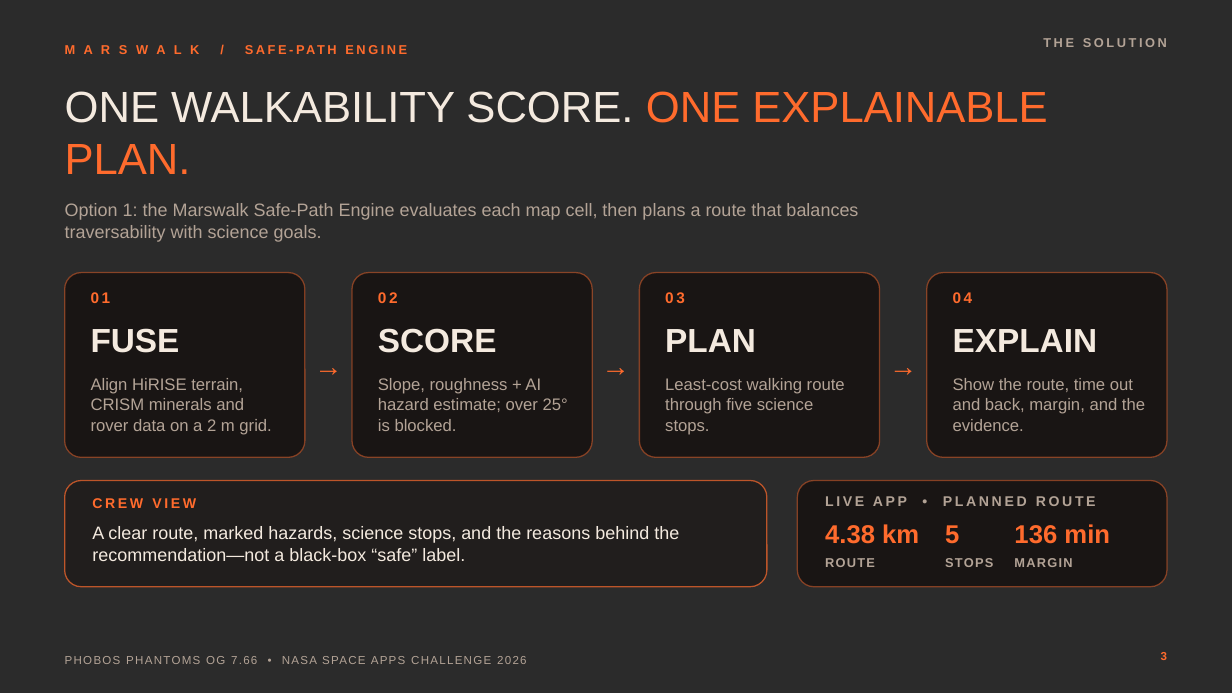
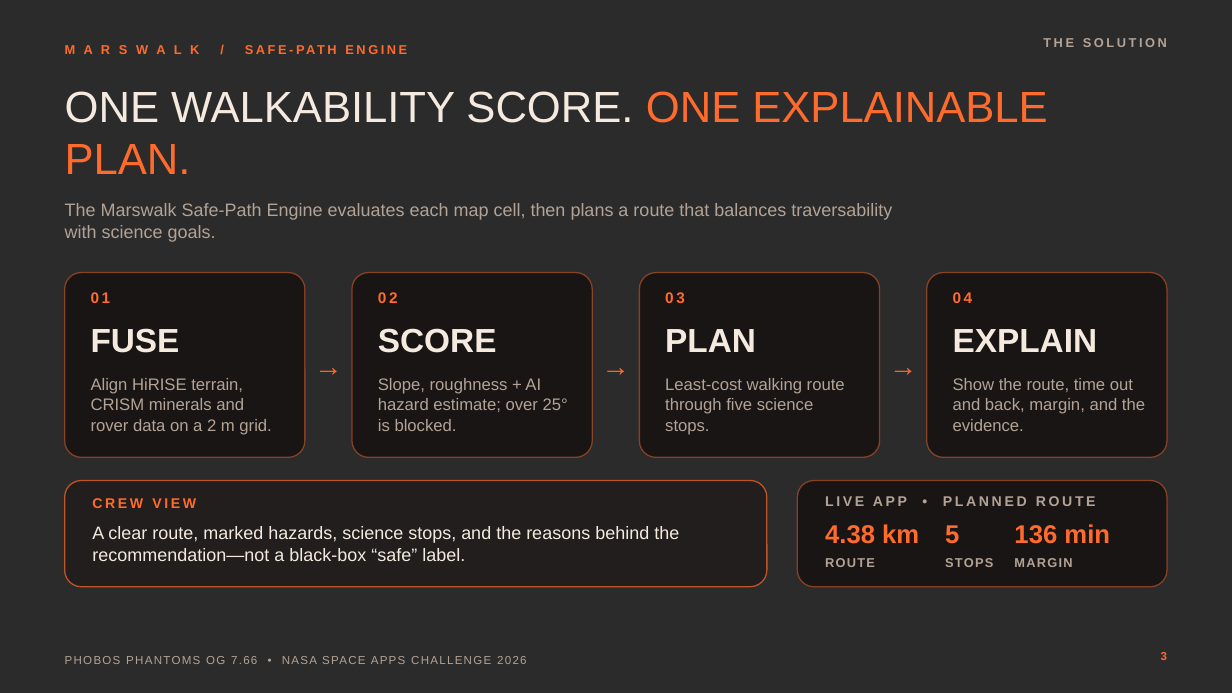
Before and after one commit to mahyda07/phobos-phantoms, a slide deck: slide 3 of submission/Marswalk-Presentation-v2.pptx. Drawn at 1232x693 pixels with LibreOffice and Linux fonts; fonts in the diff are those of the drawing; background and template pictures are left out; a plain dark background stands for a picture behind light text. Boxes give left, top, right and bottom in pixels: in the first picture for what was removed or moved away, otherwise in the second. Text is boxed around its words. In the diff, an @@ line names an element or a change of style, - is before the commit and + after.

```diff
--- a/submission/Marswalk-Presentation-v2.pptx
+++ b/submission/Marswalk-Presentation-v2.pptx
@@ text at bbox=[65, 203, 892, 242]: text changed @@
-Option 1: the Marswalk Safe-Path Engine evaluates each map cell, then plans a route that balances traversability with science goals.
+The Marswalk Safe-Path Engine evaluates each map cell, then plans a route that balances traversability with science goals.
```
Also in this commit, not shown: 2 other slides changed, 3 other files.
